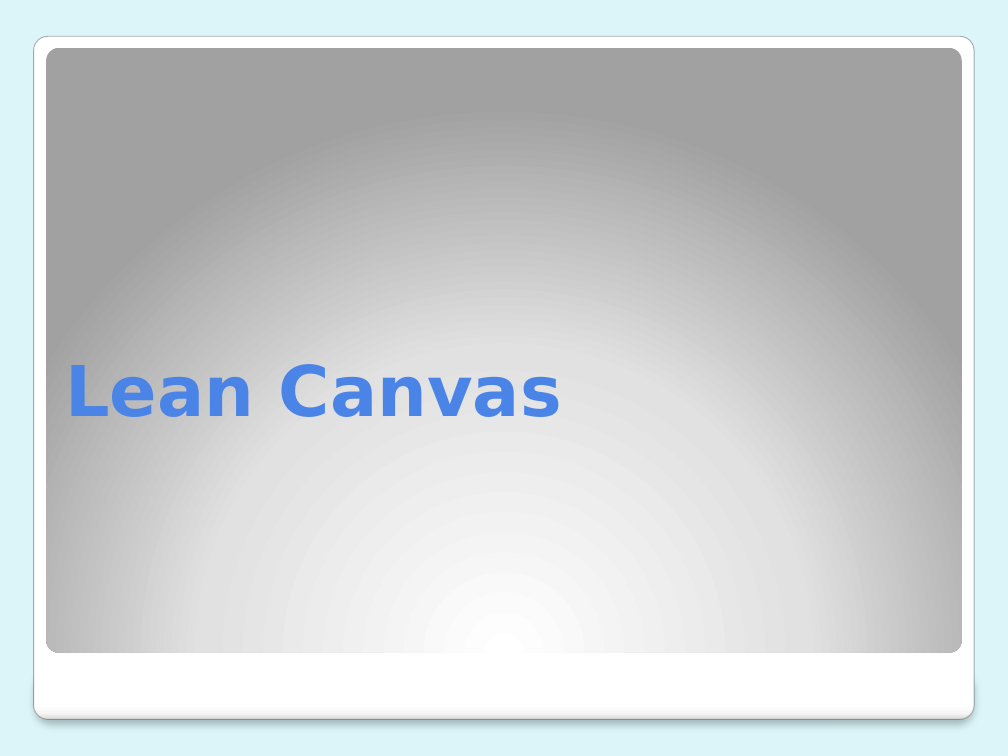
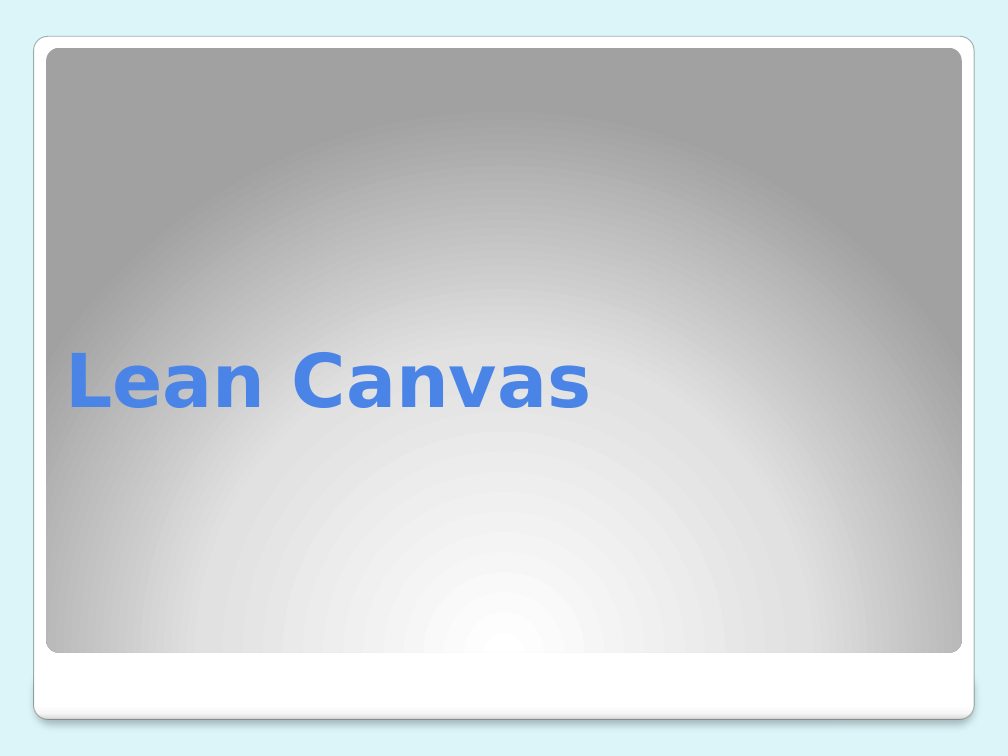
Before and after one commit to mlbelchez/Project---TENTREP, a slide deck: slide 3 of Presentation/PPT/Presentation 3.pptx. Drawn at 1008x756 pixels with LibreOffice and Linux fonts; fonts in the diff are those of the drawing. Boxes give left, top, right and bottom in pixels: in the first picture for what was removed or moved away, otherwise in the second. Text is boxed around its words. In the diff, an @@ line names an element or a change of style, - is before the commit and + after.

```diff
--- a/Presentation/PPT/Presentation 3.pptx
+++ b/Presentation/PPT/Presentation 3.pptx
@@ title "Lean Canvas" at <box>65,352,592,408</box>: size 50 to 53 pt; vertical alignment bottom to middle @@
```
Also in this commit, not shown: 3 other slides changed, 25 slides added, 6 slides removed.
